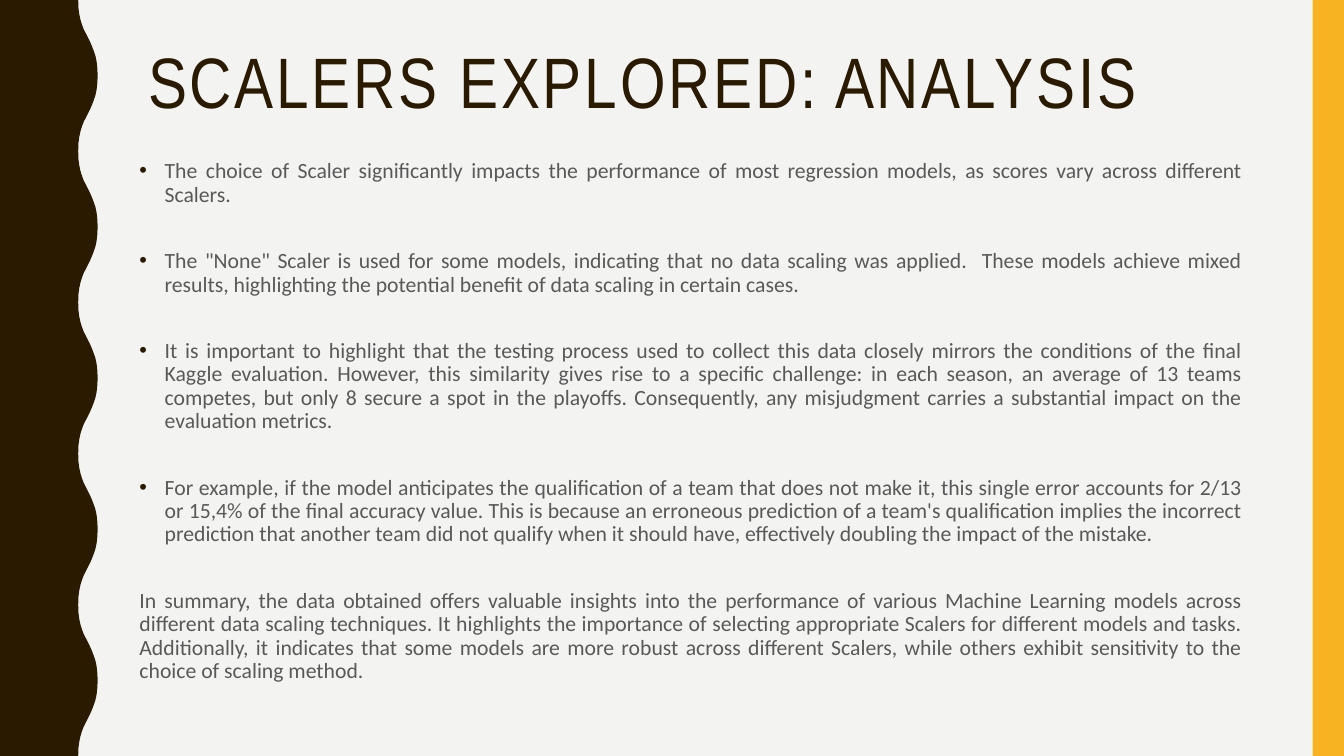
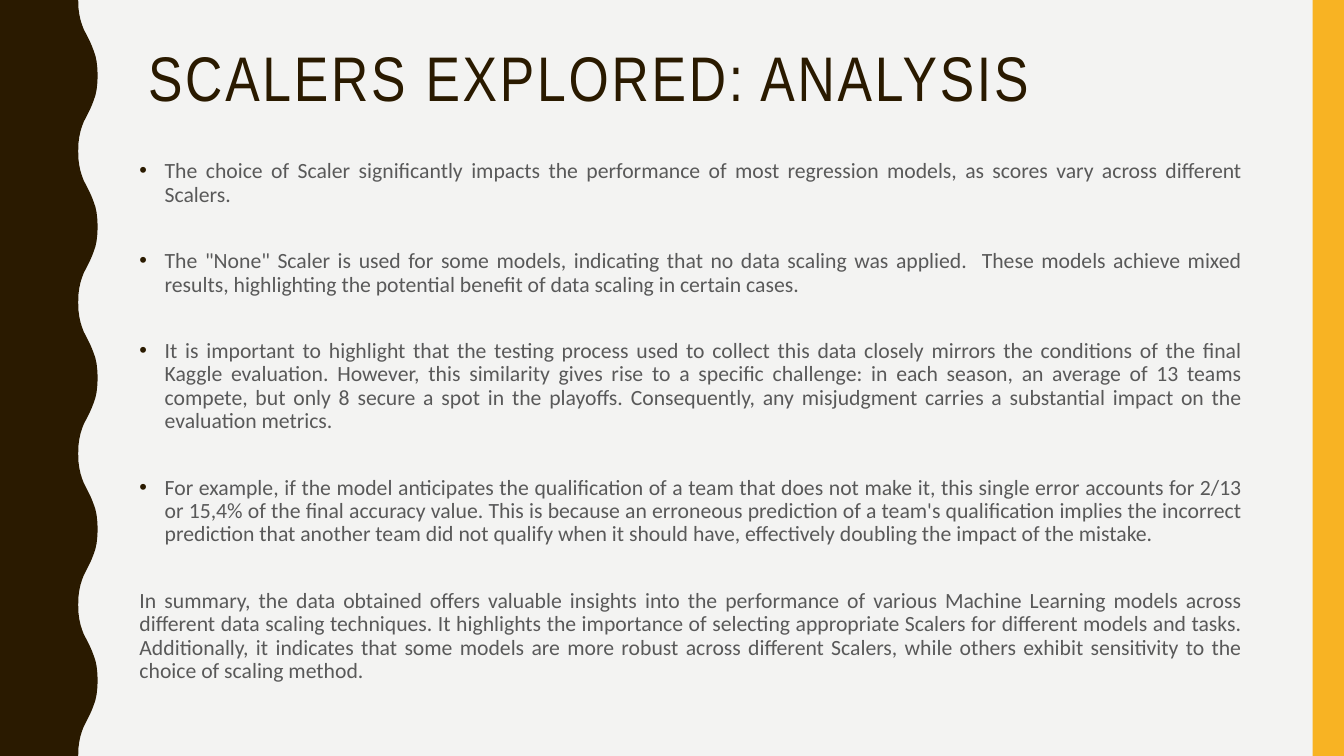
Before and after one commit to afs202005277/AC, a slide deck: slide 30 of ppt projeto.pptx. Drawn at 1344x756 pixels with LibreOffice and Linux fonts; fonts in the diff are those of the drawing. Boxes give left, top, right and bottom in pixels: in the first picture for what was removed or moved away, otherwise in the second. Text is boxed around its words. In the diff, an @@ line names an element or a change of style, - is before the commit and + after.

```diff
--- a/ppt projeto.pptx
+++ b/ppt projeto.pptx
@@ title "SCALERS EXPLORED: ANALYSIS" at (148,57,1028,102): size 51 to 45 pt @@
@@ text at (165,343,1241,428): text changed @@
-• It is important to highlight that the testing process used to collect this data closely mirrors the conditions of the final Kaggle evaluation. However, this similarity gives rise to a specific challenge: in each season, an average of 13 teams competes, but only 8 secure a spot in the playoffs. Consequently, any misjudgment carries a substantial impact on the evaluation metrics.
+• It is important to highlight that the testing process used to collect this data closely mirrors the conditions of the final Kaggle evaluation. However, this similarity gives rise to a specific challenge: in each season, an average of 13 teams compete, but only 8 secure a spot in the playoffs. Consequently, any misjudgment carries a substantial impact on the evaluation metrics.
```
Also in this commit, not shown: 33 other slides changed.
